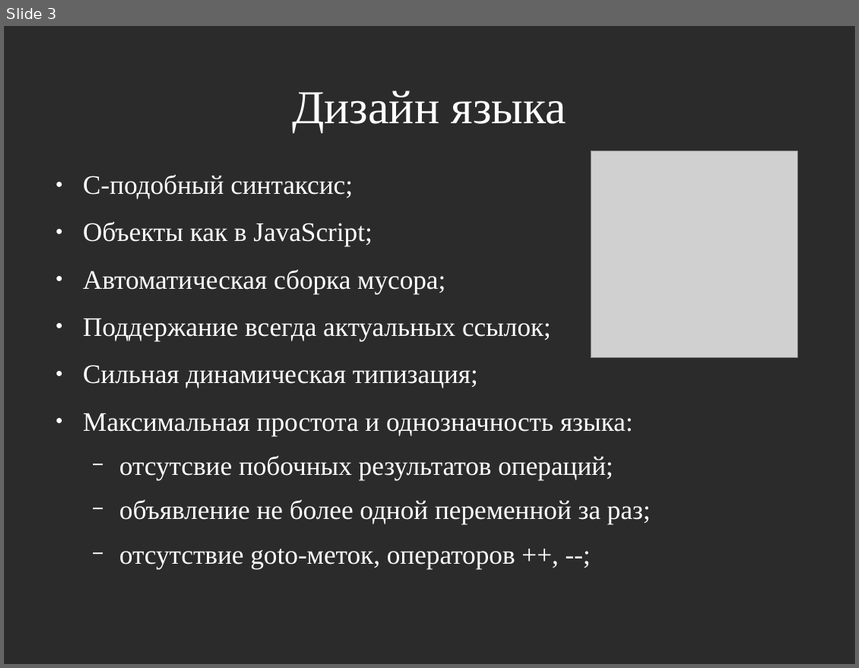
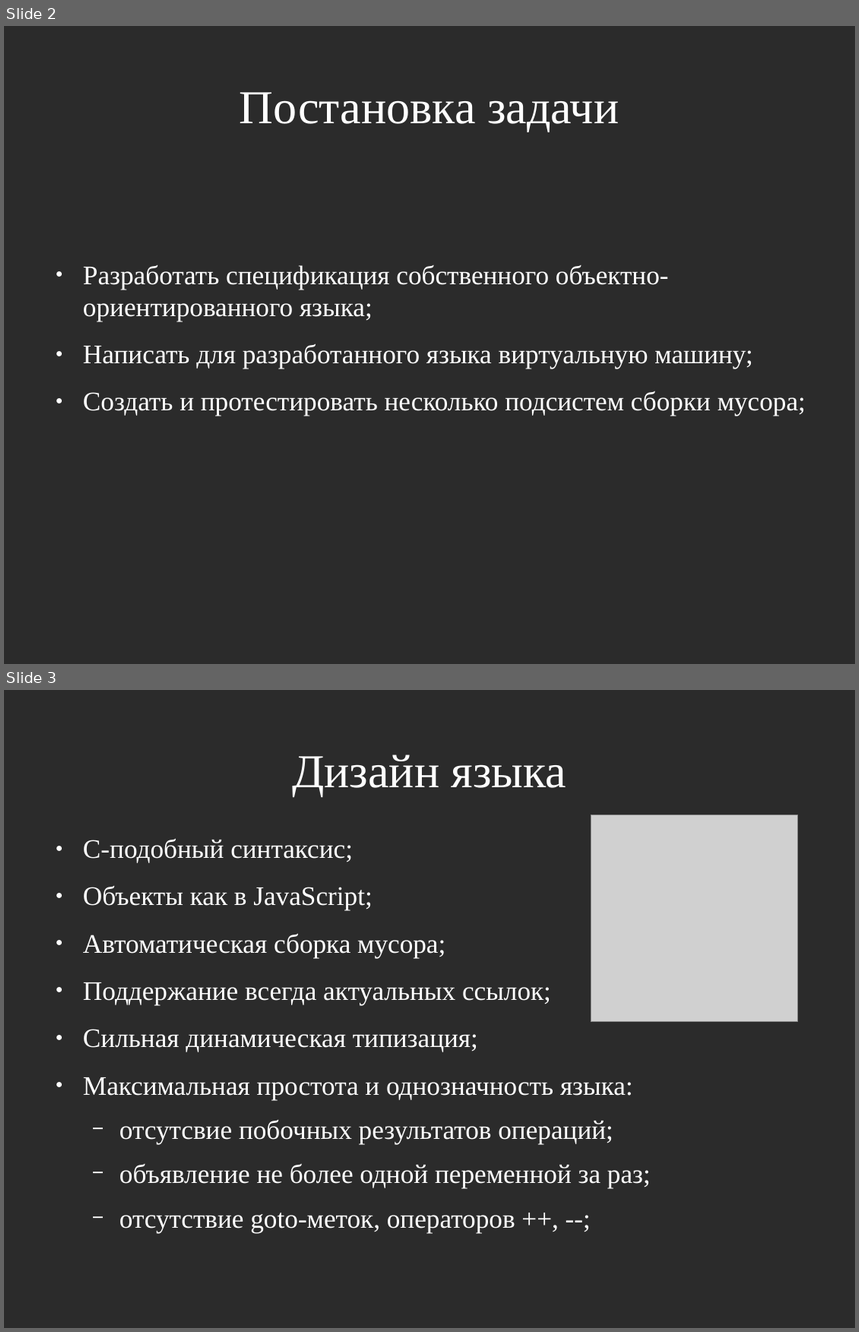
Before and after one commit to masyagin1998/GCI, a slide deck: docs/presentation.odp. Shown one above the other, each under a label of ours: slide 3 before the commit, slides 2 and 3 after it. The pictures are 859x668 and 859x1332 pixels, drawn with LibreOffice and Linux fonts; fonts in the diff are those of the drawing; grey boxes stand for pictures; background and template pictures are left out; a plain dark background stands for a picture behind light text. Boxes give left, top, right and bottom in pixels: in the first picture for what was removed or moved away, otherwise in the second. Text is boxed around its words. In the diff, an @@ line names an element or a change of style, - is before the commit and + after.

```diff
--- a/docs/presentation.odp
+++ b/docs/presentation.odp
@@ slide 2 added at bbox=[4, 26, 855, 664], background picture (left out) @@
@@ title added at bbox=[240, 92, 619, 132], 44 pt, text #FFFFFF @@
+Постановка задачи
@@ text added at bbox=[83, 265, 806, 417], 25 pt, text #FFFFFF @@
+● Разработать спецификация собственного объектно-ориентированного языка;
+● Написать для разработанного языка виртуальную машину;
+● Создать и протестировать несколько подсистем сборки мусора;
```
Also in this commit, not shown: 1 slide changed, 1 slide removed, 16 other files.
